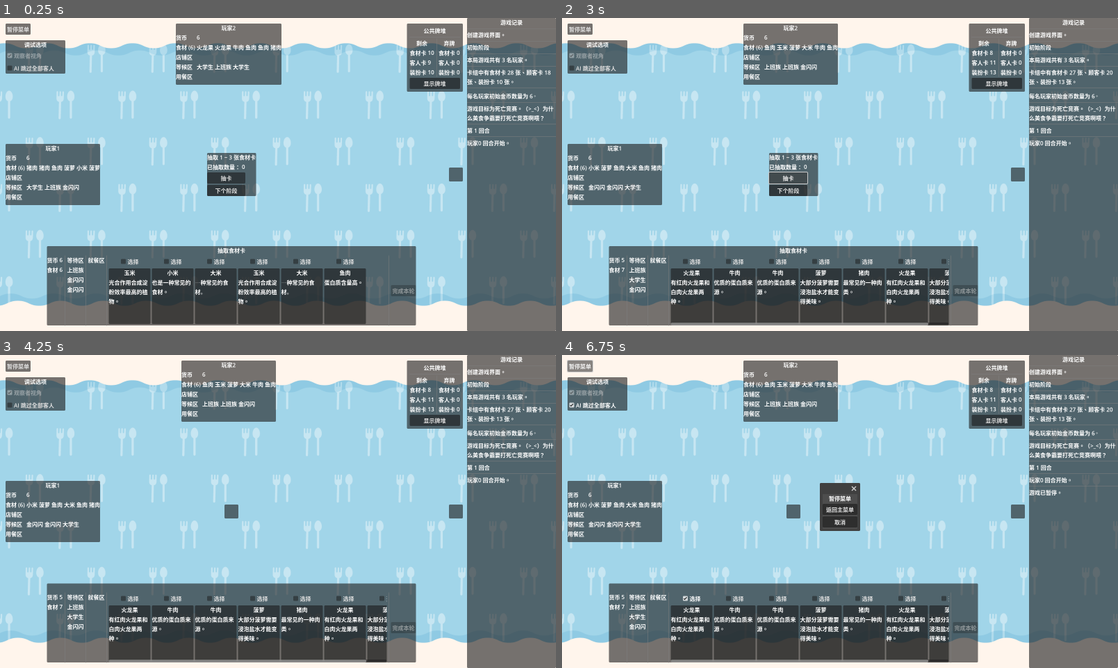
Above: before the commit, frames 1-4 (two rows, left to right).
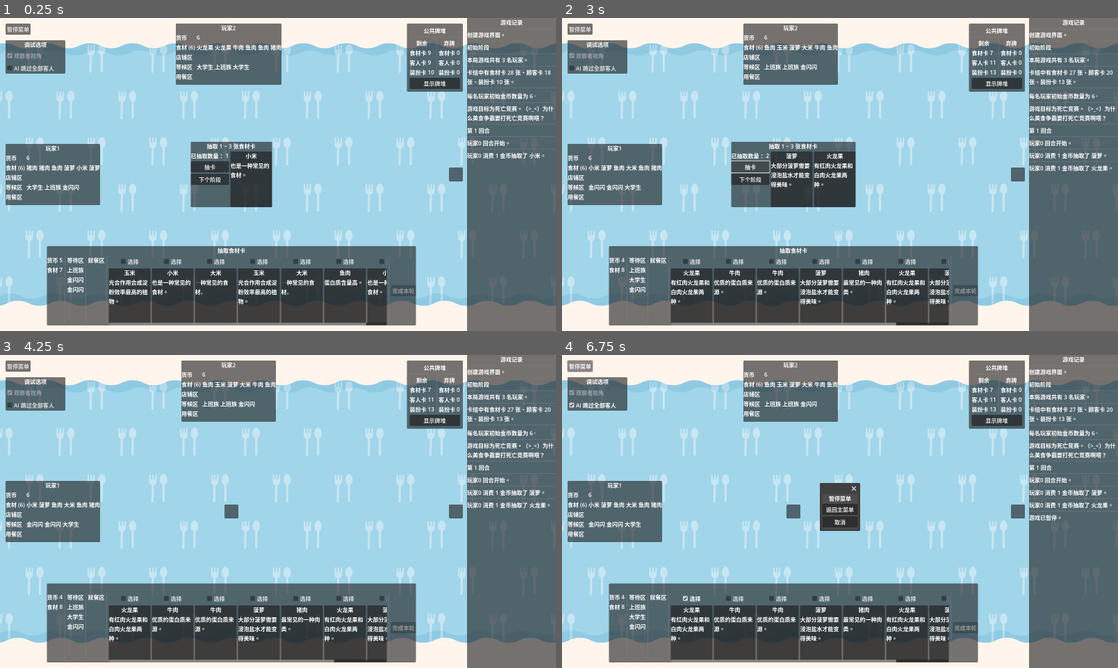
Above: after the commit, the same moments.

Repository: LautskyStudio/FoodCombat
Game: Godot game, scene res://scenes/play_screen.tscn
The game is run twice, just before and just after one commit, with the same random seed, the same clock (stepped at 60 frames per second) and the same inputs.
Inputs:
- Up to frame 1 (0.25 s): no input
- Up to frame 2 (3 s): click "暂停菜单" at 0.5 s; click "返回主菜单" at 1.25 s; click "开 始 游 戏" at 2 s; click "抽卡" at 2.75 s
- Up to frame 3 (4.25 s): click "下个阶段" at 3.5 s
- Up to frame 4 (6.75 s): click "选择" at 4.25 s; click "显示牌堆" at 5 s; click "AI 跳过全部客人" at 5.75 s; click "暂停菜单" at 6.5 s

The runs differ from the first frame. In frame 1, 4.0% of the frame differs, in the area x 10-98%, y 10-99%; in frame 2, 4.7%, in the area x 10-99%, y 10-99%; in frame 3, 0.4%; in frame 4, 0.5%.

Commit message:
完成第一阶段抽卡

Diff:
--- a/models/player/player.gd
+++ b/models/player/player.gd
@@ -54,8 +54,8 @@
 
 
 func begin_turn() -> void:
-	Log.push('%s 回合开始。' % player_name)
 	if state.name == 'Idle':
+		Log.push('%s 回合开始。' % player_name)
 		state_machine.transit_to('Step1')
 		turn_begun.emit()
 
--- a/models/player/player_state.gd
+++ b/models/player/player_state.gd
@@ -10,3 +10,10 @@
 func _ready() -> void:
 	player = owner as Player
 	assert(player != null)
+
+
+func lose_when_bankrupts() -> void:
+	if player.is_lost:
+		state_machine.transit_to('Inactive')
+		Log.push("%s 破产了！" % [player.player_name])
+		player.finish_turn()
--- a/models/player/states/step_1.gd
+++ b/models/player/states/step_1.gd
@@ -7,12 +7,31 @@
 signal card_drawn(card: FoodMaterial)
 
 
+var turn := 0
+
+var drawn_count := 0
+
+var max_drawn_count := 3
+
+var is_drawing_enabled: bool:
+	get:
+		return drawn_count < max_drawn_count
+
+
 func _init() -> void:
 	description = "抽取食材卡"
 
 
 func enter(_args := {}) -> void:
+	if turn != player.game.turn:
+		_reset()
+
+
+func _reset() -> void:
+	turn = player.game.turn
+	drawn_count = 0
 	player.is_finishing_turn_allowed = false
+	draw_card()
 
 
 func next_step() -> void:
@@ -21,6 +40,7 @@
 
 func draw_card() -> void:
 	player.coins -= 1
+	drawn_count += 1
 	lose_when_bankrupts()
 
 	var card = player.game.get_food_material_card()
@@ -28,8 +48,4 @@
 	player.notify_food_materials_changed()
 	card_drawn.emit(card)
 
-
-func lose_when_bankrupts() -> void:
-	if player.is_lost:
-		state_machine.transit_to('Inactive')
-		player.finish_turn()
+	Log.push("%s 消费 1 金币抽取了 %s。" % [player.player_name, card.title])
--- a/models/state_machine/state.gd
+++ b/models/state_machine/state.gd
@@ -1,5 +1,9 @@
 extends Node
 class_name State
+
+
+signal state_entered
+signal state_exited
 
 
 var state_machine: StateMachine
--- a/models/state_machine/state_machine.gd
+++ b/models/state_machine/state_machine.gd
@@ -35,8 +35,11 @@
 	assert(next_state != null)
 
 	state.exit()
+	state.state_exited.emit()
 	args['previous_state'] = state
+
 	state = next_state
 	state.enter(args)
+	state.state_entered.emit()
 
 	transitioned.emit(next_state, old_state)
--- a/scenes/play_screen.gd
+++ b/scenes/play_screen.gd
@@ -96,13 +96,3 @@
 		discarded_deck.clear()
 		Log.push(log_when_shuffle)
 	return remaining_deck.pop_back()
-
-
-func _on_player_0_state_changed(new_state: PlayerState, old_state: PlayerState) -> void:
-	if old_state.name.begins_with("Step"):
-		get_node("%" + old_state.name).hide()
-
-	if new_state.name.begins_with("Step"):
-		var view = get_node("%" + new_state.name)
-		view.state = new_state
-		view.show()
--- a/scenes/play_screen.tscn
+++ b/scenes/play_screen.tscn
@@ -201,11 +201,13 @@
 unique_name_in_owner = true
 visible = false
 layout_mode = 2
+state_path = NodePath("../../../../../Players/Player0/StateMachine/Step1")
 
 [node name="Step2" parent="HUD/HSplitContainer/GameArea/CenterContainer" instance=ExtResource("12_ypkra")]
 unique_name_in_owner = true
 visible = false
 layout_mode = 2
+state_path = NodePath("../../../../../Players/Player0/StateMachine/Step2")
 
 [node name="BottomPlayerContainer" type="PanelContainer" parent="HUD/HSplitContainer/GameArea"]
 layout_mode = 1
@@ -328,7 +330,8 @@
 [node name="LogContainer" parent="HUD/HSplitContainer" instance=ExtResource("2_622vs")]
 layout_mode = 2
 
-[connection signal="state_changed" from="Players/Player0" to="." method="_on_player_0_state_changed"]
 [connection signal="timeout" from="BotActionTimer" to="StateMachine/Running" method="_on_bot_action_timer_timeout"]
 [connection signal="pressed" from="HUD/HSplitContainer/GameArea/PauseButton" to="StateMachine/Running" method="_on_pause_button_pressed"]
 [connection signal="pressed" from="HUD/HSplitContainer/GameArea/PublicCardDeckContainer/MarginContainer/VBoxContainer/ShowCardDeckButton" to="." method="_on_show_card_deck_button_pressed"]
+
+[editable path="Players/Player0"]
--- a/scenes/play_screen/step_1.gd
+++ b/scenes/play_screen/step_1.gd
@@ -1,7 +1,17 @@
-extends VBoxContainer
+extends "res://scenes/play_screen/step_base.gd"
 
 
-var state: PlayerState
+const VisualCard = preload("res://models/card/visual_card.tscn")
+
+
+func _ready() -> void:
+	super._ready()
+	state.card_drawn.connect(_on_card_drawn)
+
+
+func _process(_delta: float) -> void:
+	%DrawnCardNumberLabel.text = str(state.drawn_count)
+	%DrawButton.disabled = !state.is_drawing_enabled
 
 
 func _on_next_step_button_pressed() -> void:
@@ -10,3 +20,14 @@
 
 func _on_draw_button_pressed() -> void:
 	state.draw_card()
+
+
+func _on_card_drawn(card) -> void:
+	var visual_card = VisualCard.instantiate()
+	visual_card.card = card
+	visual_card.selectable = false
+	%DrawnCardContainer.add_child(visual_card)
+
+
+func _on_hidden() -> void:
+	Utils.free_all_children(%DrawnCardContainer)
--- a/scenes/play_screen/step_1.tscn
+++ b/scenes/play_screen/step_1.tscn
@@ -5,41 +5,47 @@
 [node name="Step1" type="VBoxContainer"]
 script = ExtResource("1_3i7nh")
 
-[node name="Label" type="Label" parent="."]
+[node name="VBoxContainer" type="VBoxContainer" parent="."]
+layout_mode = 2
+
+[node name="Label" type="Label" parent="VBoxContainer"]
 layout_mode = 2
 text = "抽取 1 ~ 3 张食材卡"
+horizontal_alignment = 1
+vertical_alignment = 1
 
-[node name="HBoxContainer" type="HBoxContainer" parent="."]
+[node name="HBoxContainer" type="HBoxContainer" parent="VBoxContainer"]
 layout_mode = 2
 
-[node name="VBoxContainer" type="VBoxContainer" parent="HBoxContainer"]
+[node name="VBoxContainer" type="VBoxContainer" parent="VBoxContainer/HBoxContainer"]
 layout_mode = 2
 
-[node name="HBoxContainer" type="HBoxContainer" parent="HBoxContainer/VBoxContainer"]
+[node name="HBoxContainer" type="HBoxContainer" parent="VBoxContainer/HBoxContainer/VBoxContainer"]
 layout_mode = 2
 
-[node name="Label" type="Label" parent="HBoxContainer/VBoxContainer/HBoxContainer"]
+[node name="Label" type="Label" parent="VBoxContainer/HBoxContainer/VBoxContainer/HBoxContainer"]
 layout_mode = 2
 text = "已抽取数量："
 
-[node name="DrawnCardNumberLabel" type="Label" parent="HBoxContainer/VBoxContainer/HBoxContainer"]
+[node name="DrawnCardNumberLabel" type="Label" parent="VBoxContainer/HBoxContainer/VBoxContainer/HBoxContainer"]
 unique_name_in_owner = true
 layout_mode = 2
 text = "0"
 
-[node name="DrawButton" type="Button" parent="HBoxContainer/VBoxContainer"]
+[node name="DrawButton" type="Button" parent="VBoxContainer/HBoxContainer/VBoxContainer"]
 unique_name_in_owner = true
 layout_mode = 2
 text = "抽卡"
 
-[node name="NextStepButton" type="Button" parent="HBoxContainer/VBoxContainer"]
+[node name="NextStepButton" type="Button" parent="VBoxContainer/HBoxContainer/VBoxContainer"]
 unique_name_in_owner = true
 layout_mode = 2
 text = "下个阶段"
 
-[node name="DrawnCardContainer" type="HBoxContainer" parent="HBoxContainer"]
+[node name="DrawnCardContainer" type="HBoxContainer" parent="VBoxContainer/HBoxContainer"]
 unique_name_in_owner = true
 layout_mode = 2
 
-[connection signal="pressed" from="HBoxContainer/VBoxContainer/DrawButton" to="." method="_on_draw_button_pressed"]
-[connection signal="pressed" from="HBoxContainer/VBoxContainer/NextStepButton" to="." method="_on_next_step_button_pressed"]
+[connection signal="hidden" from="." to="." method="_on_hidden"]
+[connection signal="pressed" from="VBoxContainer/HBoxContainer/VBoxContainer/DrawButton" to="." method="_on_draw_button_pressed"]
+[connection signal="pressed" from="VBoxContainer/HBoxContainer/VBoxContainer/NextStepButton" to="." method="_on_next_step_button_pressed"]
--- a/scenes/play_screen/step_2.gd
+++ b/scenes/play_screen/step_2.gd
@@ -1,4 +1 @@
-extends HBoxContainer
-
-
-var state: PlayerState
+extends "res://scenes/play_screen/step_base.gd"
--- /dev/null
+++ b/scenes/play_screen/step_base.gd
@@ -0,0 +1,11 @@
+extends Control
+
+
+@export var state_path := NodePath()
+
+@onready var state: PlayerState = get_node(state_path)
+
+
+func _ready() -> void:
+	state.state_entered.connect(show)
+	state.state_exited.connect(hide)
